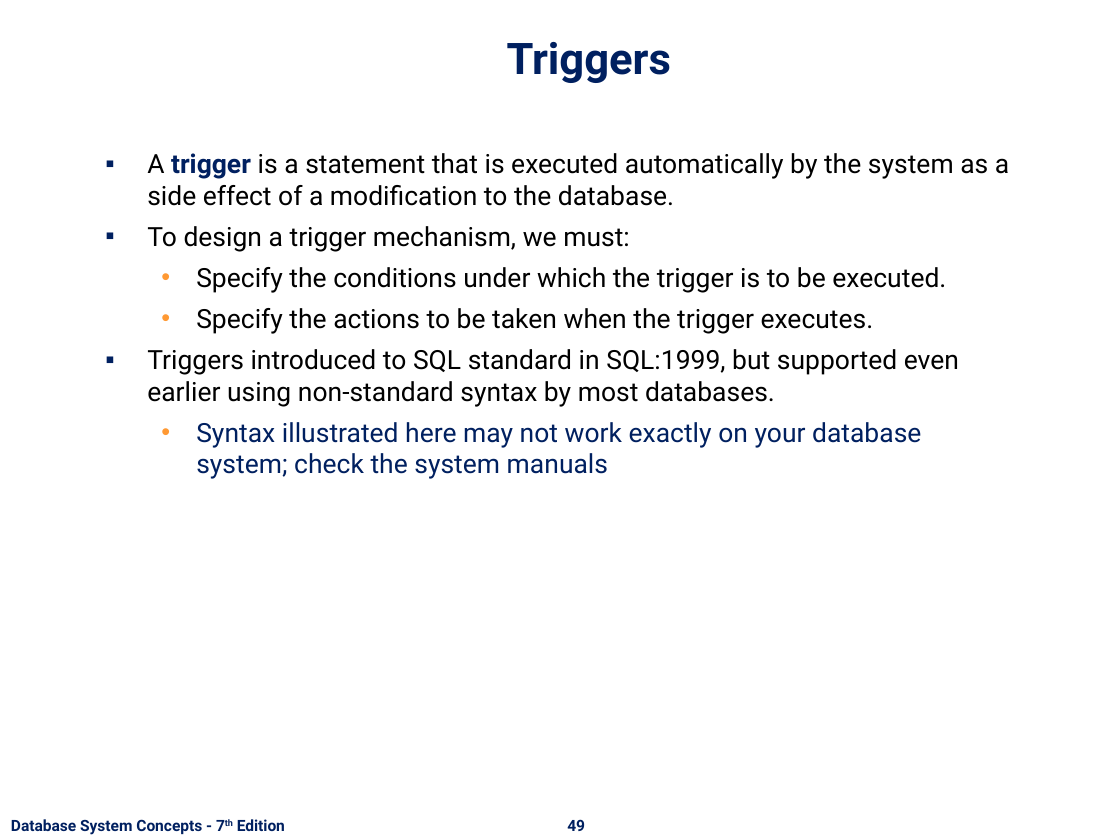
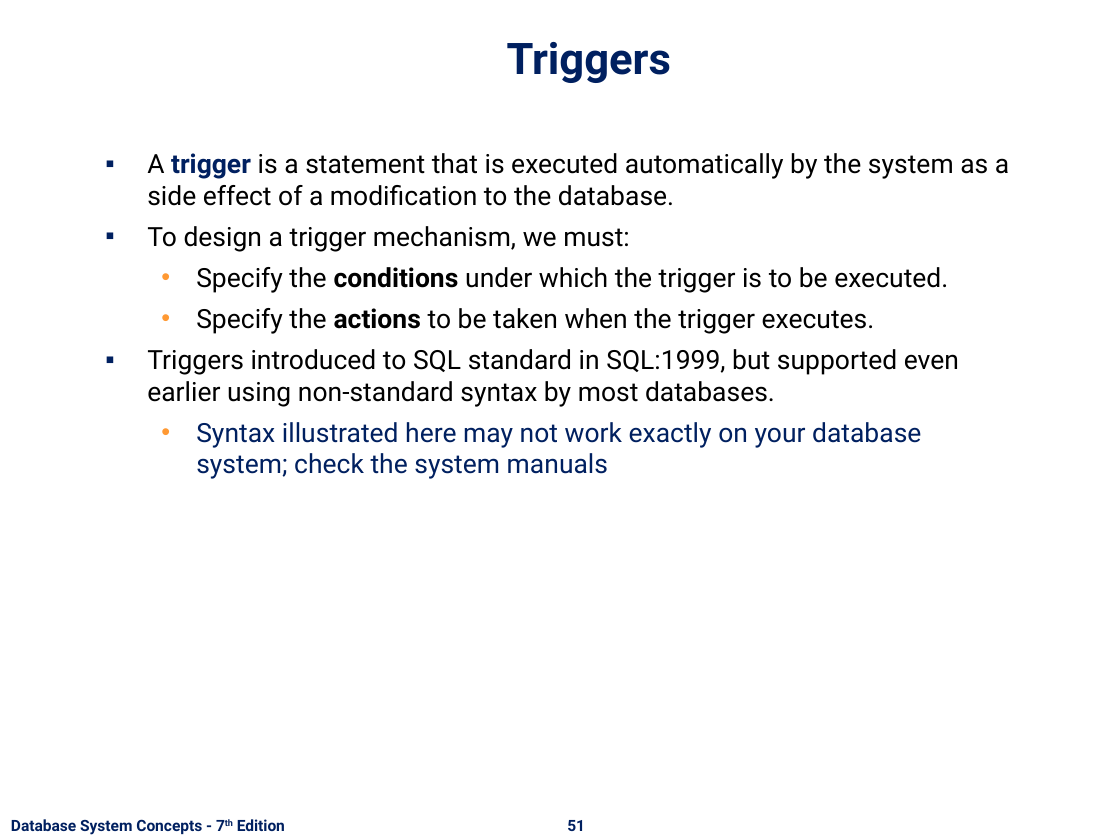
Before and after one commit to nashurgessa/DB-practices, a slide deck: slide 51 of Slides/L18-24 Advanced SQL.pptx (slide 49 before the commit). Drawn at 1120x840 pixels with LibreOffice and Linux fonts; fonts in the diff are those of the drawing; background and template pictures are left out. Boxes give left, top, right and bottom in pixels: in the first picture for what was removed or moved away, otherwise in the second. Text is boxed around its words. In the diff, an @@ line names an element or a change of style, - is before the commit and + after.

```diff
--- a/Slides/L18-24 Advanced SQL.pptx
+++ b/Slides/L18-24 Advanced SQL.pptx
@@ text at [196, 267, 948, 334]: bold on in "conditions", "actions" @@
@@ page number at [567, 820, 585, 831]: text changed @@
-49
+51
```
Also in this commit, not shown: 12 other slides changed, 2 slides added, 3 other files.
